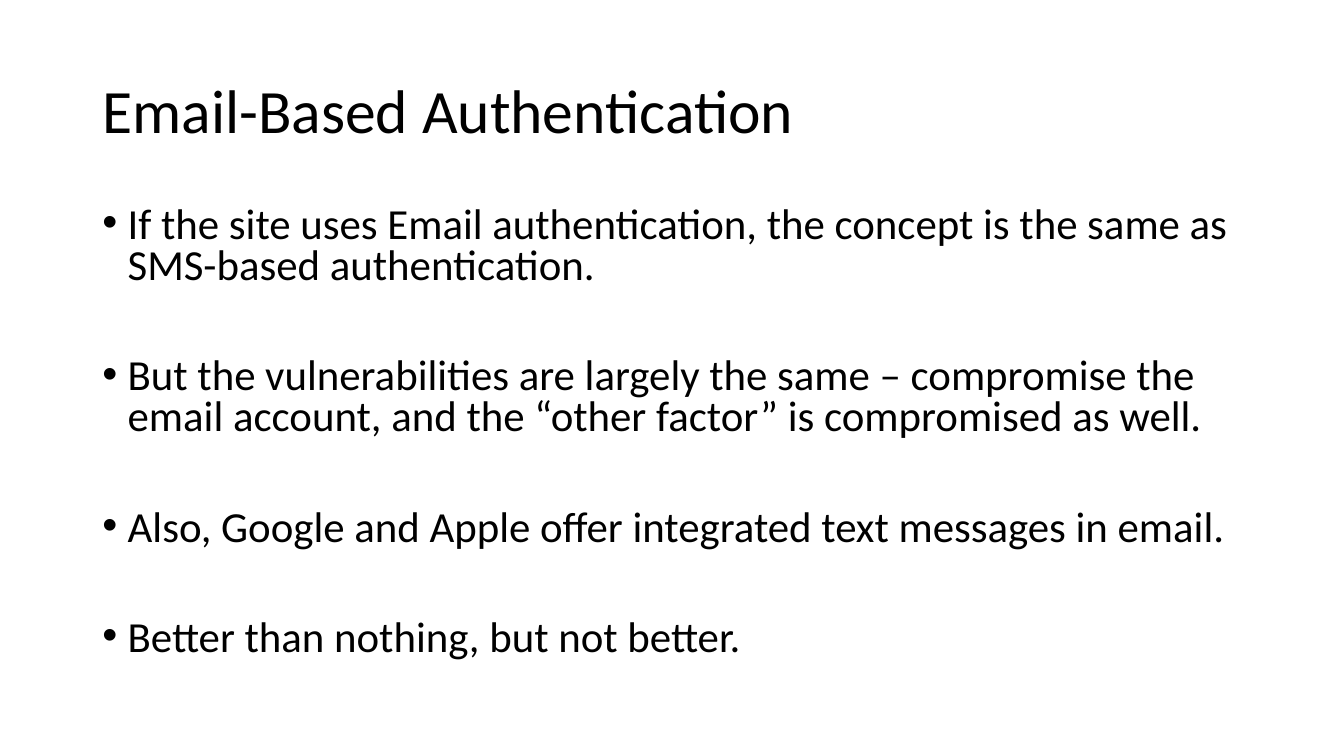
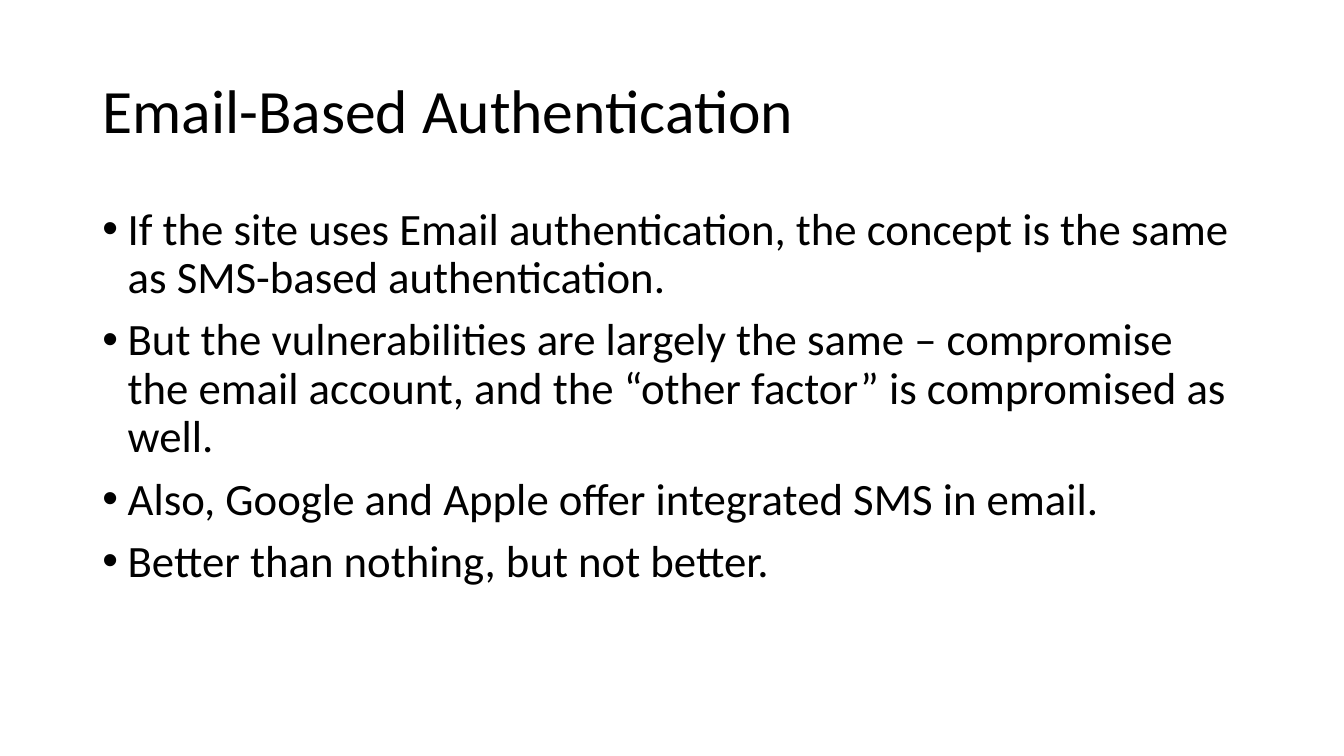
Before and after one commit to williamadba/Public-Presentations, a slide deck: slide 22 of Personal Practical Cybersecurity/Personal Practical Cybersecurity.pptx (slide 21 before the commit). Drawn at 1344x756 pixels with LibreOffice and Linux fonts; fonts in the diff are those of the drawing. Boxes give left, top, right and bottom in pixels: in the first picture for what was removed or moved away, otherwise in the second. Text is boxed around its words. In the diff, an @@ line names an element or a change of style, - is before the commit and + after.

```diff
--- a/Personal Practical Cybersecurity/Personal Practical Cybersecurity.pptx
+++ b/Personal Practical Cybersecurity/Personal Practical Cybersecurity.pptx
@@ text at (128,214,1228,585): size 30.6 to 32 pt in "If the site uses Email authentication, the ...", "But the vulnerabilities are largely the same ...", "Better than nothing, but not better."; line spacing 0.8 to 0.9 @@
@@ text at (128,484,1098,523): text changed; size 30.6 to 32 pt @@
-• Also, Google and Apple offer integrated text messages in email.
+• Also, Google and Apple offer integrated SMS in email.
```
Also in this commit, not shown: 15 other slides changed, 1 slide added, 1 slide removed.
